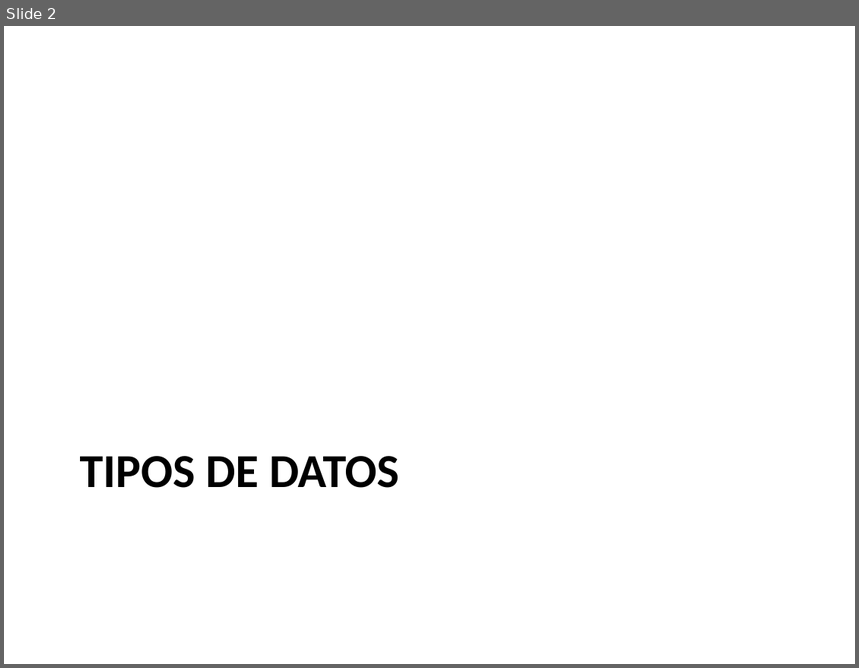
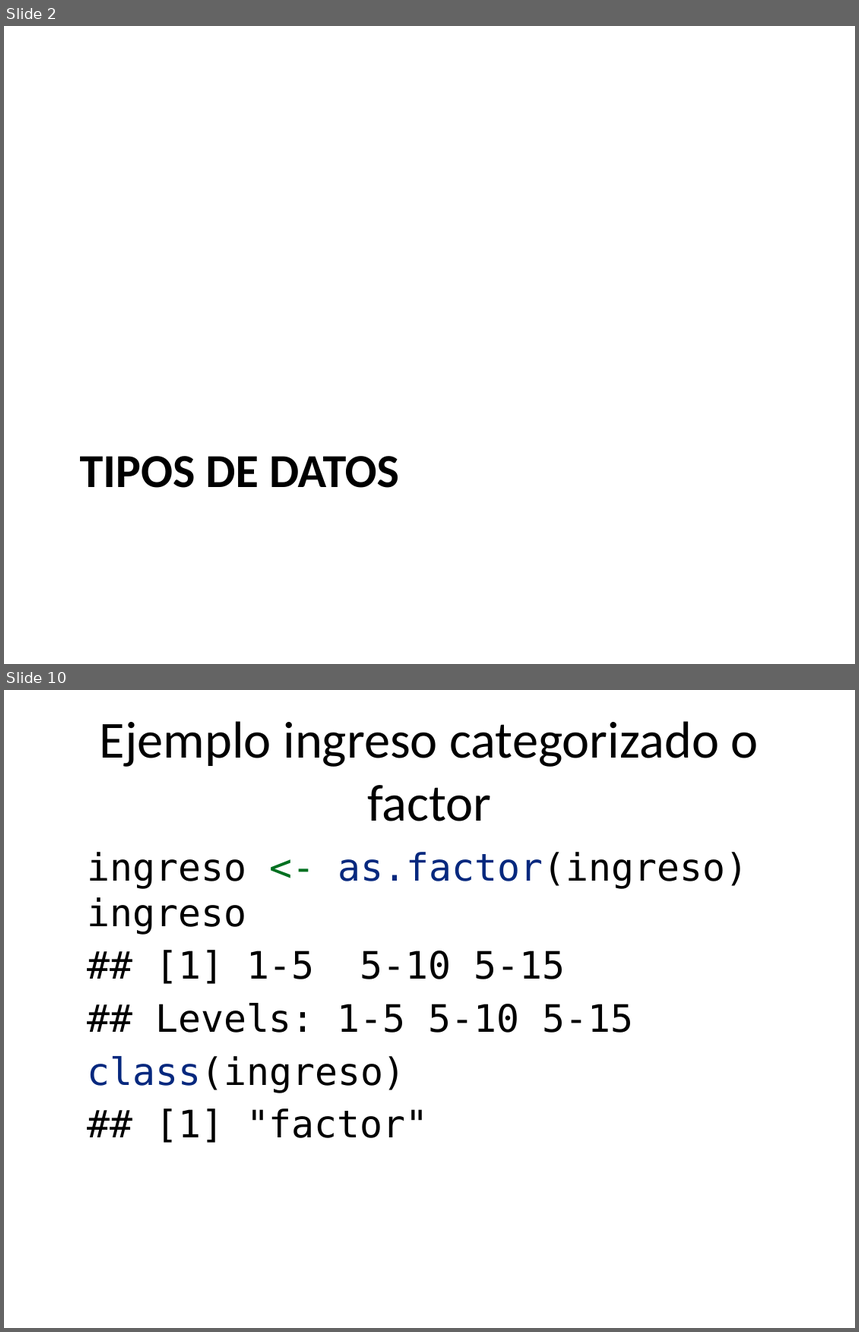
Before and after one commit to rpizarrog/CIIT.-Diplomado-en-Ciencia-de-los-Datos-e-IoT, a slide deck: Módulo II/estadistica descriptiva y probabilidad/tipos-de-datos.pptx. Shown one above the other, each under a label of ours: slide 2 before the commit, slides 2 and 10 after it; the slides between them are not shown. The pictures are 859x668 and 859x1332 pixels, drawn with LibreOffice and Linux fonts; fonts in the diff are those of the drawing. Boxes give left, top, right and bottom in pixels: in the first picture for what was removed or moved away, otherwise in the second. Text is boxed around its words. In the diff, an @@ line names an element or a change of style, - is before the commit and + after.

```diff
--- a/Módulo II/estadistica descriptiva y probabilidad/tipos-de-datos.pptx
+++ b/Módulo II/estadistica descriptiva y probabilidad/tipos-de-datos.pptx
@@ slide 10 added at bbox=[4, 690, 855, 1328], background #FFFFFF @@
@@ title added at bbox=[100, 721, 759, 821], 44 pt, text #000000 @@
+Ejemplo ingreso categorizado o factor
@@ text added at bbox=[87, 852, 748, 1143], 32 pt, text #000000 @@
+ingreso <- as.factor(ingreso)
+ingreso
+## [1] 1-5 5-10 5-15
+## Levels: 1-5 5-10 5-15
+class(ingreso)
+## [1] "factor"
```
Also in this commit, not shown: 2 slides changed, 5 other slides added.
